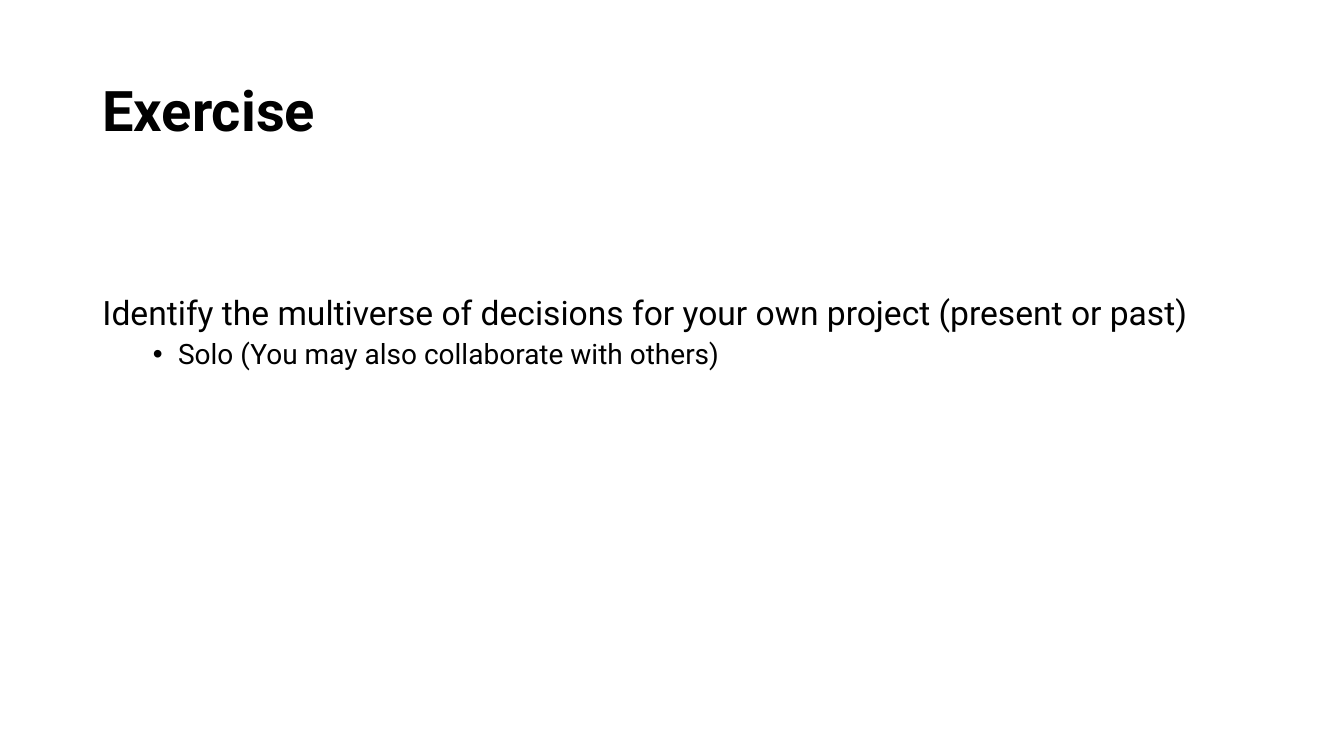
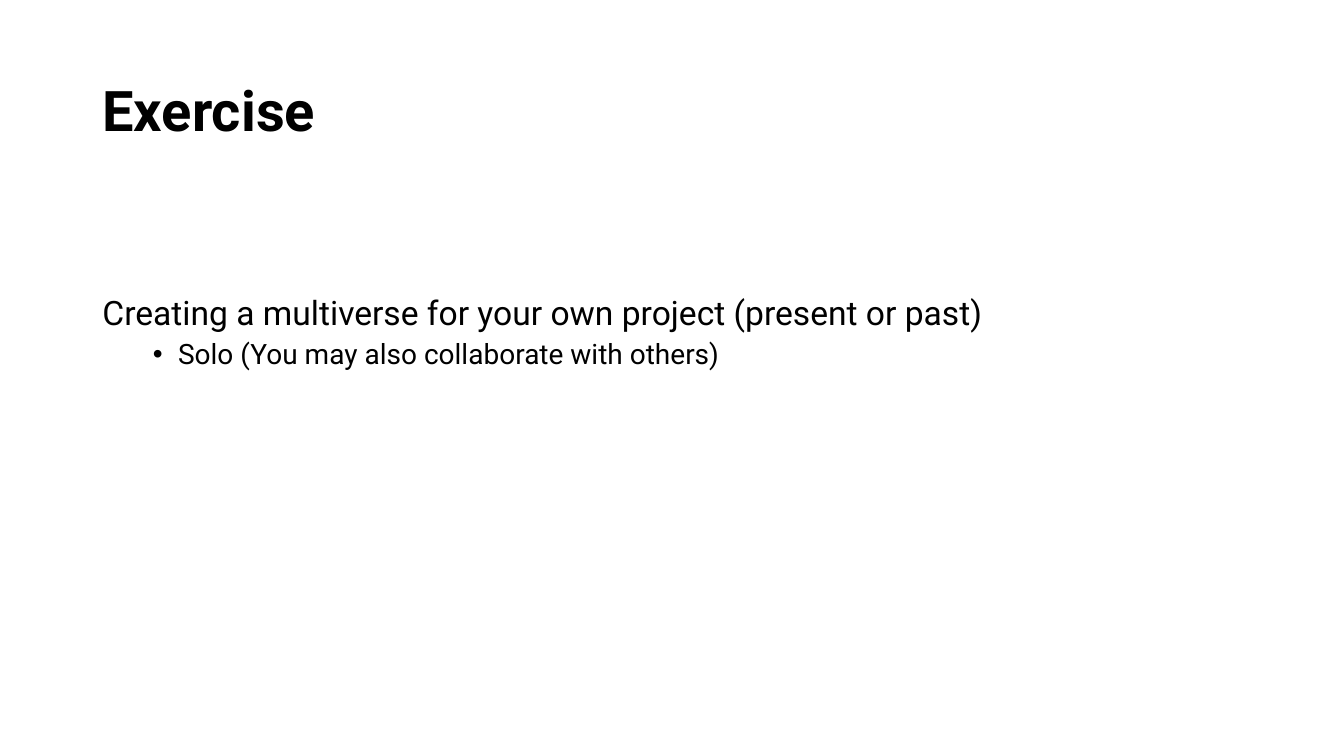
Before and after one commit to StefanVermeent/multiverse-workshop, a slide deck: slide 13 of Stanford_march_2024/intro-to-multiverse.pptx. Drawn at 1344x756 pixels with LibreOffice and Linux fonts; fonts in the diff are those of the drawing. Boxes give left, top, right and bottom in pixels: in the first picture for what was removed or moved away, otherwise in the second. Text is boxed around its words. In the diff, an @@ line names an element or a change of style, - is before the commit and + after.

```diff
--- a/Stanford_march_2024/intro-to-multiverse.pptx
+++ b/Stanford_march_2024/intro-to-multiverse.pptx
@@ text at (102, 298, 982, 333): text changed @@
-Identify the multiverse of decisions for your own project (present or past)
+Creating a multiverse for your own project (present or past)
```
Also in this commit, not shown: 1 other slide changed, 4 slides added, 1 slide removed, 2 other files.
